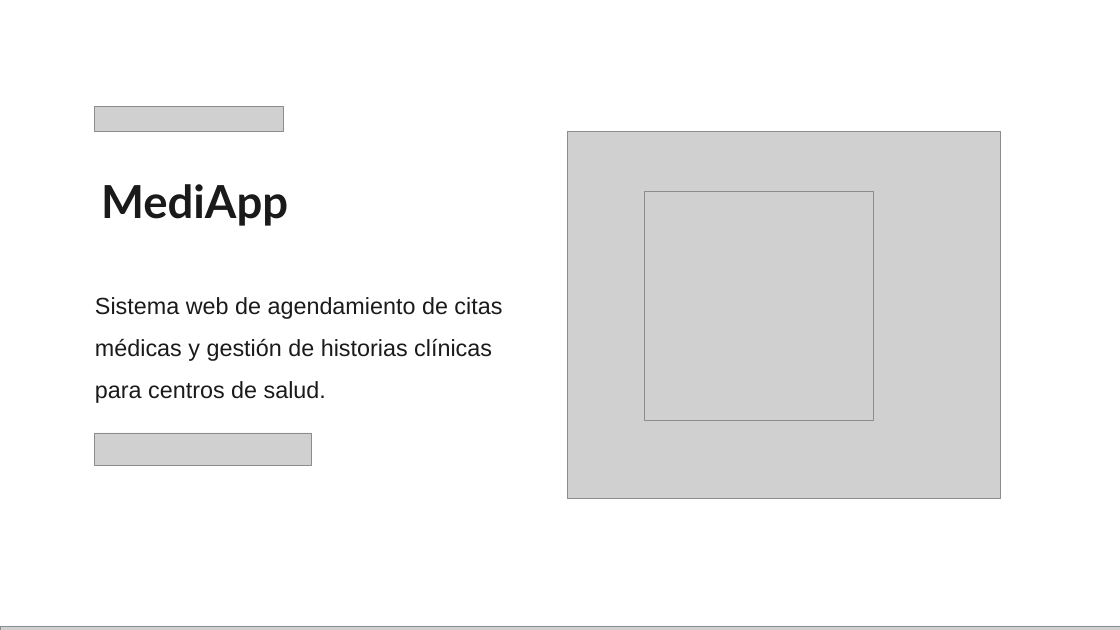
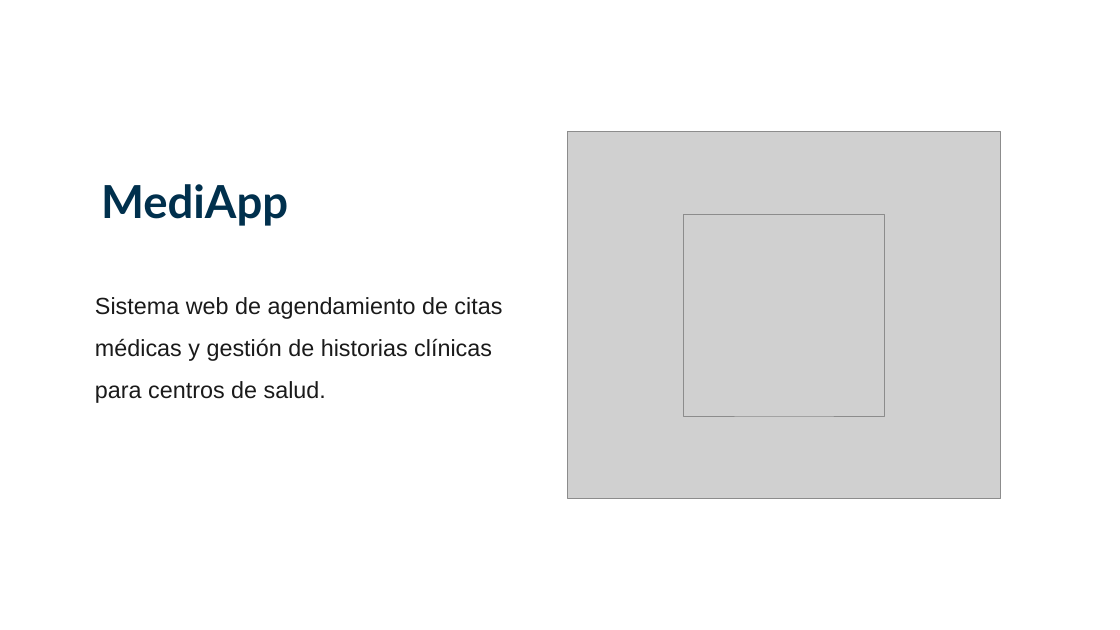
Before and after one commit to Brandonpyjv/Mediapp, a slide deck: slide 2 of docs tesis/exposicion/MediApp - Sustentación.pptx. Drawn at 1120x630 pixels with LibreOffice and Linux fonts; fonts in the diff are those of the drawing; grey boxes stand for pictures; background and template pictures are left out. Boxes give left, top, right and bottom in pixels: in the first picture for what was removed or moved away, otherwise in the second. Text is boxed around its words. In the diff, an @@ line names an element or a change of style, - is before the commit and + after.

```diff
--- a/docs tesis/exposicion/MediApp - Sustentación.pptx
+++ b/docs tesis/exposicion/MediApp - Sustentación.pptx
@@ picture removed at [95,106,284,131] @@
@@ text "MediApp" at [101,184,288,226]: text colour #1A1A1A to #00304D @@
@@ picture: place and size @@
-picture at [644,192,874,421]
+picture at [683,214,885,416]
@@ picture removed at [95,433,312,465] @@
@@ picture removed at [0,627,1120,630] @@
```
Also in this commit, not shown: 35 other slides changed, 2 slides added, 2 slides removed, 9 other files.
